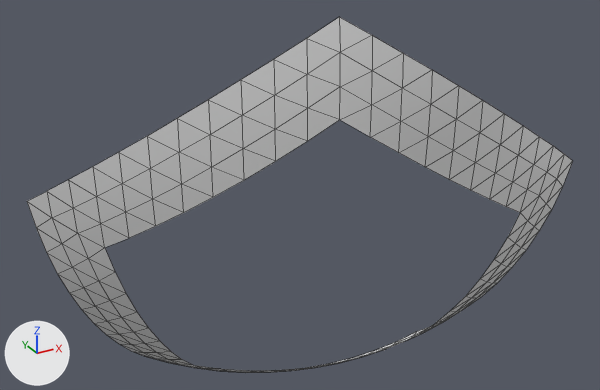
The Blender file Assets/Models/Planet/Planet water part 10.blend as it was, and as the next commit left it.
One viewpoint serves both versions: a 50 mm lens placed at (-0.766, -1.571, 0.35), pointed at (-0.167, -0.481, -0.195). The axes (+X, +Y, +Z) are drawn at lower left. The lights are the same throughout. Mesh edges are drawn as thin lines.

Objects in the first picture: 'Planet water part 10'.
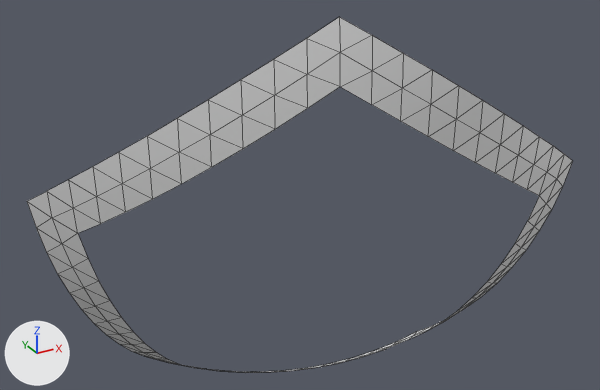
Location of each change, [x1, y1, x2, y2] in pixels of the pictures (600 x 390 px):
part 1 of me_planet_water_part_10, deleted
    before: [78, 87, 539, 372]

The change, as a list of edits to the scene's bpy script:
```text
Change me_planet_water_part_10:
    used by ob_planet_water_part_10; location = (0.0, 0.0, 0.0)
    remove me_planet_water_part_10.from_pydata(...)  # 190 vertices, 285 faces; spans x -0.583..0.223, y -0.733..-0.262, z -0.624..0.137
    add me_planet_water_part_10.from_pydata(...)  # 150 vertices, 200 faces; spans x -0.583..0.223, y -0.733..-0.262, z -0.624..0.137
    me_planet_water_part_10 part 1
    40 vertices are removed from x -0.498..0.108, y -0.725..-0.379, z -0.555..0.008
    85 faces are deleted
```
